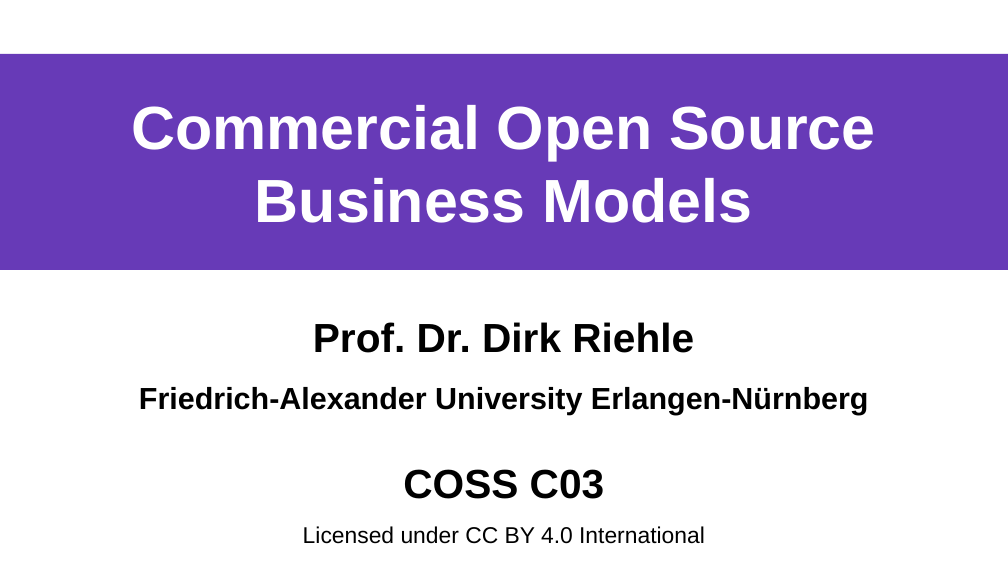
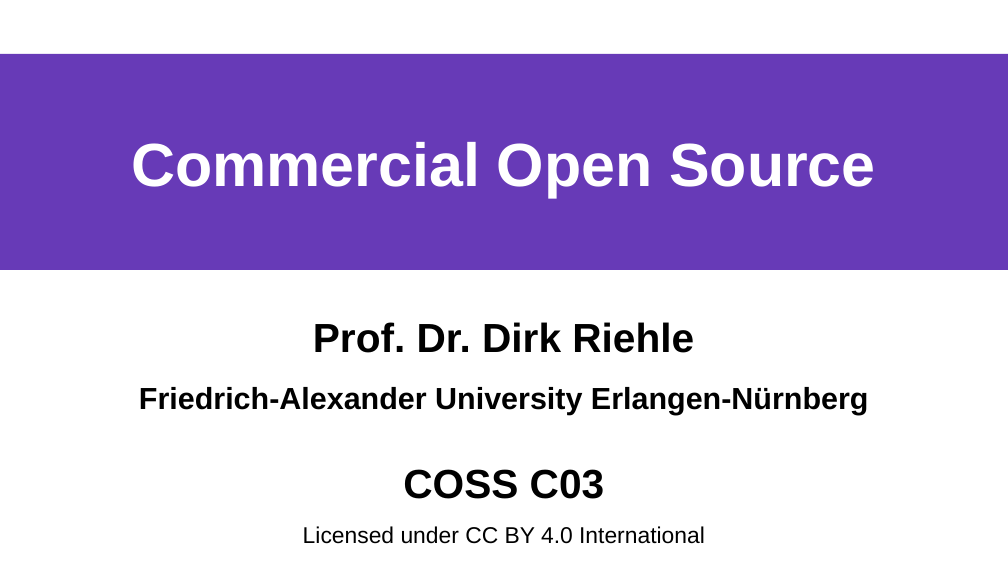
Before and after one commit to dirkriehle/coss-course, a slide deck: slide 1 of Lecture slides/COSS C03 - Commercial Open Source.odp. Drawn at 1008x567 pixels with LibreOffice and Linux fonts; fonts in the diff are those of the drawing. Boxes give left, top, right and bottom in pixels: in the first picture for what was removed or moved away, otherwise in the second. Text is boxed around its words. In the diff, an @@ line names an element or a change of style, - is before the commit and + after.

```diff
--- a/Lecture slides/COSS C03 - Commercial Open Source.odp
+++ b/Lecture slides/COSS C03 - Commercial Open Source.odp
@@ title at (131, 142, 875, 197): text changed @@
-Commercial Open Source
-Business Models
+Commercial Open Source
```
Also in this commit, not shown: 1 other slide changed, 23 other files.
